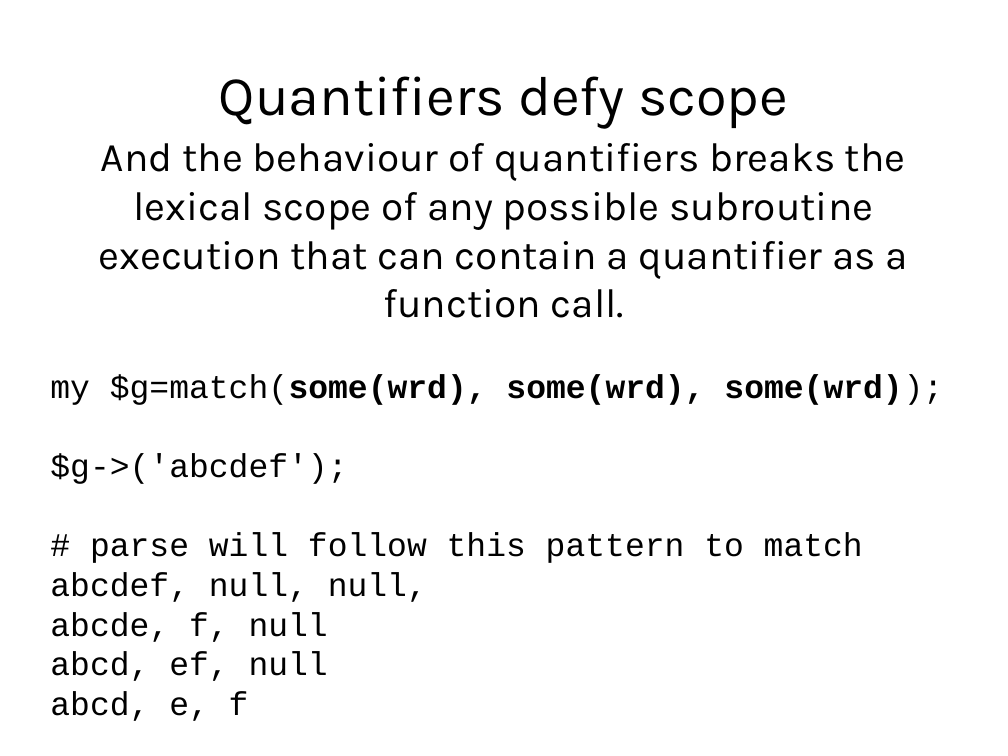
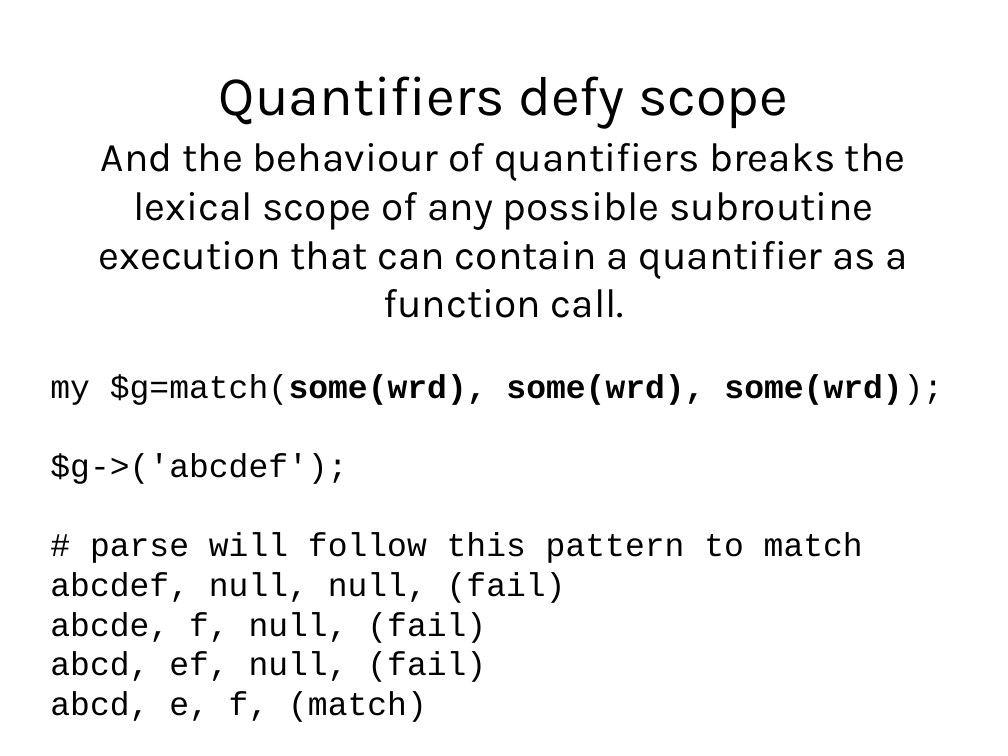
Before and after one commit to gitpan/Parse-Gnaw, a slide deck: slide 72 of slideshow/gnaw_slides.odp (slide 70 before the commit). Drawn at 1008x756 pixels with LibreOffice and Linux fonts; fonts in the diff are those of the drawing. Boxes give left, top, right and bottom in pixels: in the first picture for what was removed or moved away, otherwise in the second. Text is boxed around its words. In the diff, an @@ line names an element or a change of style, - is before the commit and + after.

```diff
--- a/slideshow/gnaw_slides.odp
+++ b/slideshow/gnaw_slides.odp
@@ subtitle at bbox=[50, 572, 566, 722]: text changed @@
-abcdef, null, null,
-abcde, f, null
-abcd, ef, null
-abcd, e, f
+abcdef, null, null, (fail)
+abcde, f, null, (fail)
+abcd, ef, null, (fail)
+abcd, e, f, (match)
```
Also in this commit, not shown: 8 other slides changed, 2 slides added, 3 other files.
